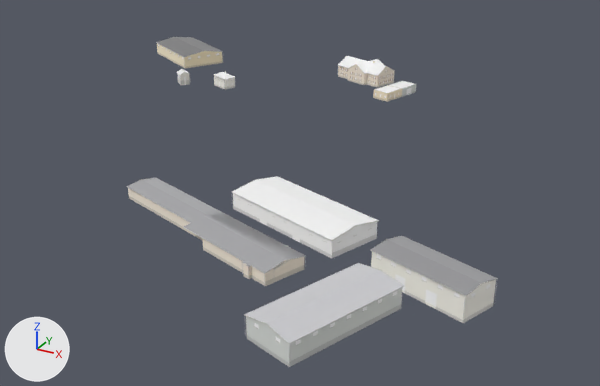
Two versions of the glTF model world/buildings/b_-48_-5.glb, one commit apart.
Both versions are drawn from a 50 mm lens placed at (-11969.0, 845.0, 358.0), pointed at (-12133.0, 1143.0, 209.0). The axes (+X, +Y, +Z) are drawn at lower left. The lights are the same throughout. The picture after the commit comes second. Vertices at exactly the same position are counted once.

In view in the first picture: 'bld'.
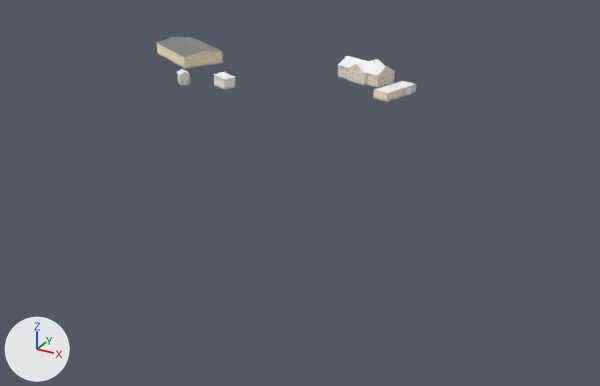
Where the change shows, as pixel boxes [x1, y1, x2, y2] in the pictures (600 x 386 px):
```json
{"object": "bld", "change": "reshaped", "before": [126, 37, 498, 367], "after": [156, 37, 416, 102], "on screen": "30% narrower, 80% shorter"}
{"part": 1, "of": "me_bld", "change": "deleted", "before": [126, 176, 498, 367]}
```

Scene script edits in JSON lines:
```json
{"block": "me_bld", "where": "# used by ob_bld; location = (0.0, 0.0, 0.0)"}
{"op": "remove", "block": "me_bld", "code": "me_bld.from_pydata(...)  # 3637 vertices, 2596 faces; spans x -12298.0..-12021.0, y 1003.0..1278.0, z 227.0..241.0"}
{"op": "add", "block": "me_bld", "code": "me_bld.from_pydata(...)  # 2376 vertices, 1668 faces; spans x -12298.0..-12122.0, y 1201.0..1278.0, z 227.0..241.0"}
{"block": "me_bld", "change": "me_bld part 1: 192 loose pieces with 1261 vertices, spanning x -12168.0..-12021.0, y 1003.0..1101.0, z 228.0..239.0, are deleted"}
```
